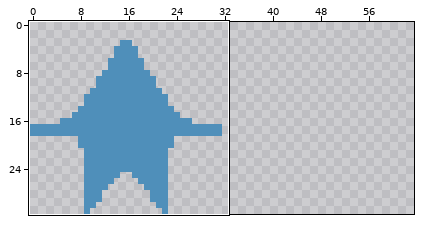
File history of a pixel-art file, src/assets/sprites/player.ase. Above: a wide view before the commit, with the close-up outlined.
Close-up. Before the edit:
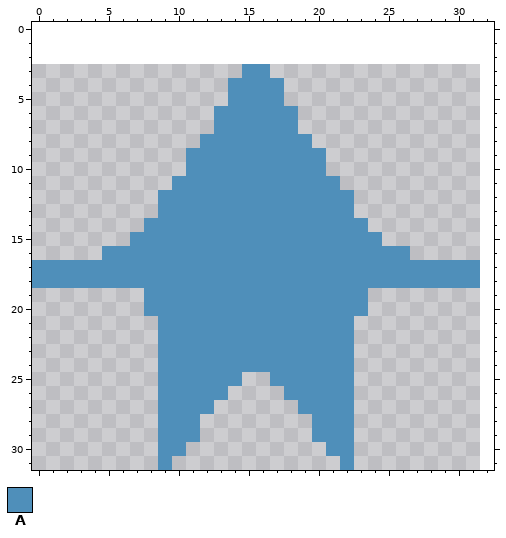
32x32 pixels, 1 frame. Shown: x 0..32, y 0..31. The old version is drawn lined up with the new one, on the new canvas. The commit also changed other parts of the picture, which this record leaves out.
Palette (. is transparent): A #4f8fba
Pixels before, first column x 0:
 3 ...............AA...............
 4 ..............AAAA..............
 5 ..............AAAA..............
 6 .............AAAAAA.............
 7 .............AAAAAA.............
 8 ............AAAAAAAA............
 9 ...........AAAAAAAAAA...........
10 ...........AAAAAAAAAA...........
11 ..........AAAAAAAAAAAA..........
12 .........AAAAAAAAAAAAAA.........
13 .........AAAAAAAAAAAAAA.........
14 ........AAAAAAAAAAAAAAAA........
15 .......AAAAAAAAAAAAAAAAAA.......
16 .....AAAAAAAAAAAAAAAAAAAAAA.....
17 AAAAAAAAAAAAAAAAAAAAAAAAAAAAAAAA
18 AAAAAAAAAAAAAAAAAAAAAAAAAAAAAAAA
19 ........AAAAAAAAAAAAAAAA........
20 ........AAAAAAAAAAAAAAAA........
21 .........AAAAAAAAAAAAAA.........
22 .........AAAAAAAAAAAAAA.........
23 .........AAAAAAAAAAAAAA.........
24 .........AAAAAAAAAAAAAA.........
25 .........AAAAAA..AAAAAA.........
26 .........AAAAA....AAAAA.........
27 .........AAAA......AAAA.........
28 .........AAA........AAA.........
29 .........AAA........AAA.........
30 .........AA..........AA.........
31 .........A............A.........
Once edited:
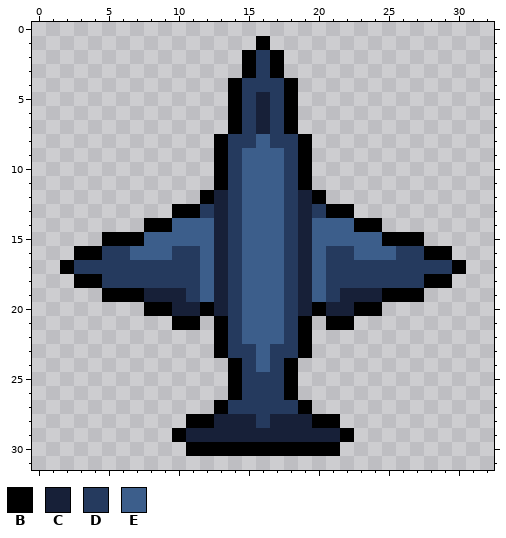
Colours new in this view: B #000000  C #172038  D #253a5e  E #3c5e8b
Edits made:
canvas 32x32 -> 64x32, the old top-left corner now at 0,3 (the part of the old canvas that was cut away was empty and is not shown)
Changed rows in their new state; - is an unchanged pixel.
first column x 0:
 1 ----------------B---------------
 2 ---------------BDB--------------
 3 ---------------BDB--------------
 4 --------------BDDDB-------------
 5 --------------BDCDB-------------
 6 -------------.BDCDB-------------
 7 -------------.BDCDB-------------
 8 ------------.BDDEDDB------------
 9 -----------..BDEEEDB.-----------
10 -----------..BDEEEDB.-----------
11 ----------...BDEEEDB..----------
12 ---------...BCDEEEDCB..---------
13 ---------.BBDCDEEEDCDBB---------
14 --------BBEEECDEEEDCEEEBB-------
15 -----BBBEEEEECDEEEDCEEEEEBBB----
16 ---BBDDEEEDDECDEEEDCEDDEEEDDBB--
17 ..BDDDDDDDDDECDEEEDCEDDDDDDDDDB.
18 ...BBDDDDDDDECDEEEDCEDDDDDDDBB..
19 -----BBBCCCDECDEEEDCEDCCCBBB----
20 --------BBCCBCDEEEDCBCCBB-------
21 ---------.BB.BDEEEDB.BB---------
22 ---------....BDEEEDB...---------
23 ---------....BDDEDDB...---------
24 ---------.....BDEDB....---------
25 ---------.....BDDDB....---------
26 ---------.....BDDDB....---------
27 ---------....BDDDDDB...---------
28 ---------..BBCCCDCCCBB.---------
29 ---------.BCCCCCCCCCCCB---------
30 ---------..BBBBBBBBBBB.---------
31 ---------.------------.---------
Changed places in both close-ups, as pixel boxes (x1, y1, x2, y2):
changed: (32, 36, 480, 470)
